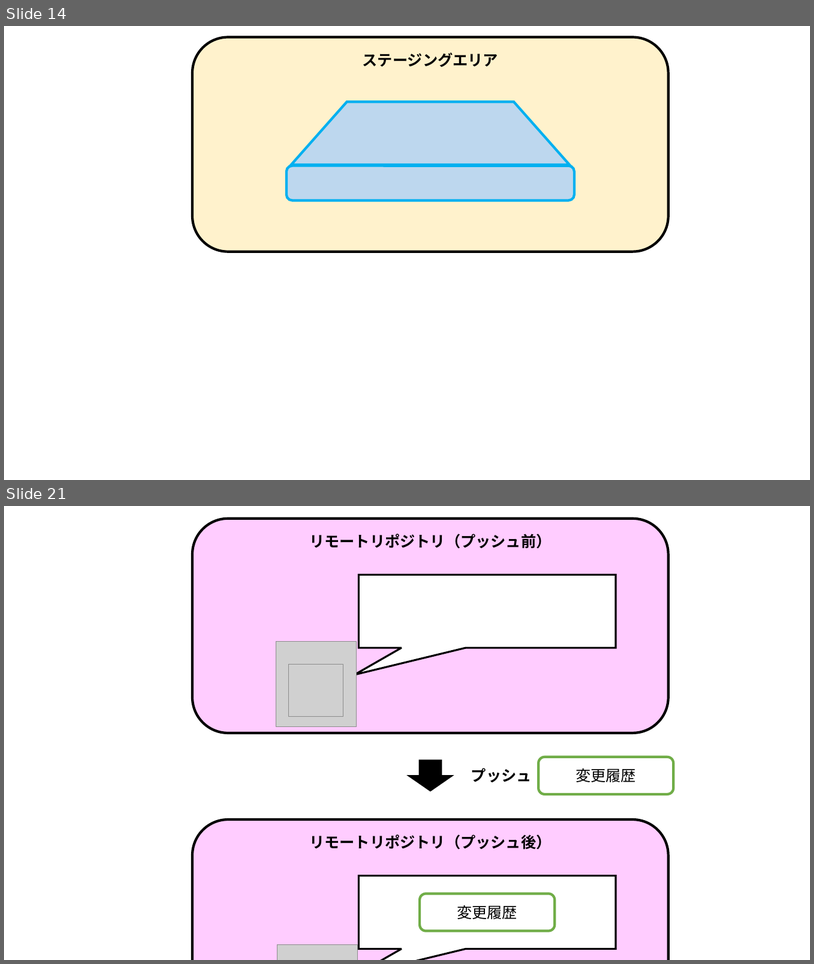
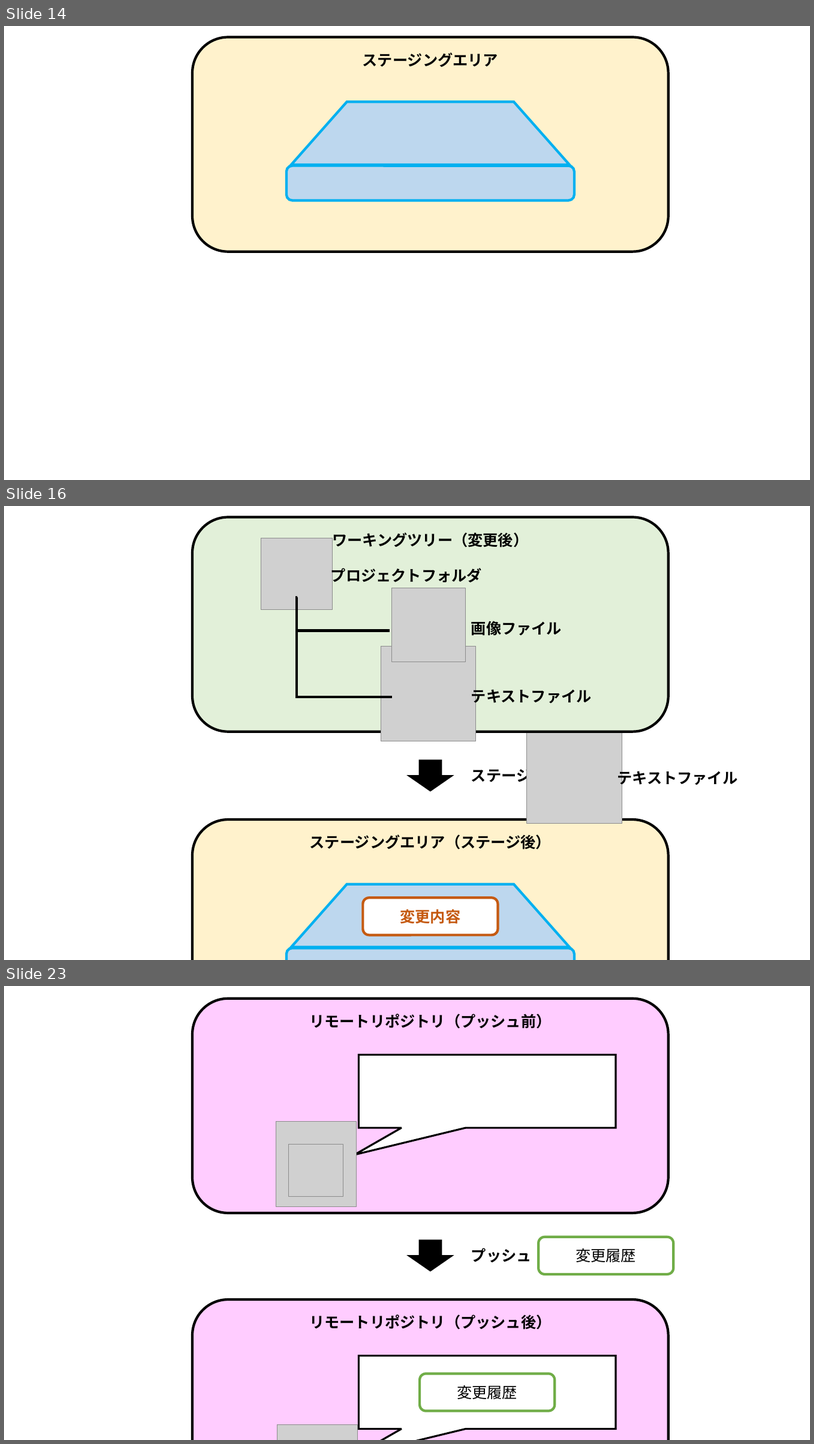
Before and after one commit to nishida2073/ai_navive, a slide deck: 01_テキスト/Git入門_図.pptx. Shown one above the other, each under a label of ours: slides 14 and 21 before the commit, slides 14, 16 and 23 after it; the slides between them are not shown. The pictures are 814x964 and 814x1444 pixels, drawn with LibreOffice and Linux fonts; fonts in the diff are those of the drawing; grey boxes stand for pictures; background and template pictures are left out. Boxes give left, top, right and bottom in pixels: in the first picture for what was removed or moved away, otherwise in the second. Text is boxed around its words. In the diff, an @@ line names an element or a change of style, - is before the commit and + after.

```diff
--- a/01_テキスト/Git入門_図.pptx
+++ b/01_テキスト/Git入門_図.pptx
@@ slide 16 added at (x1=4, y1=506, x2=810, y2=960), background #FFFFFF @@
@@ rounded rectangle added at (x1=193, y1=517, x2=669, y2=731), fill #E2F0D9, outline #000000 3 pt, 18 pt, text #000000, bold @@
+ワーキングツリー（変更後）
@@ group added at (x1=262, y1=538, x2=592, y2=741): 3 pictures, 3 texts, 2 elbow lines @@
+プロジェクトフォルダ
+画像ファイル
+テキストファイル
@@ picture added at (x1=527, y1=728, x2=622, y2=823) @@
@@ right arrow added at (x1=408, y1=760, x2=453, y2=790), fill #000000, outline #000000 1 pt @@
@@ text added at (x1=471, y1=765, x2=531, y2=784), 18 pt, text #000000, bold @@
+ステージ
@@ text added at (x1=618, y1=768, x2=738, y2=787), 18 pt, text #000000, bold @@
+テキストファイル
@@ rounded rectangle added at (x1=193, y1=819, x2=669, y2=960), fill #FFF2CC, outline #000000 3 pt, 18 pt, text #000000, bold @@
+ステージングエリア（ステージ後）
@@ flow chart manual operation added at (x1=291, y1=884, x2=570, y2=947), fill #BDD7EE, outline #00B0F0 3 pt @@
@@ rounded rectangle added at (x1=363, y1=897, x2=498, y2=935), fill #FFFFFF, outline #C55A11 3 pt, 18 pt, text #C55A11, bold @@
+変更内容
@@ rounded rectangle added at (x1=287, y1=948, x2=575, y2=960), fill #BDD7EE, outline #00B0F0 3 pt @@
@@ what was slide 21 is now slide 23 @@
```
Also in this commit, not shown: 11 slides changed, 17 other slides added, 1 other file.
